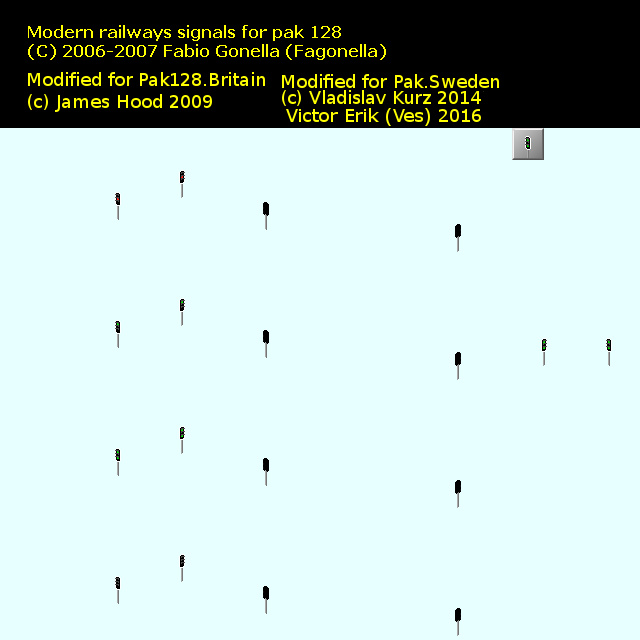
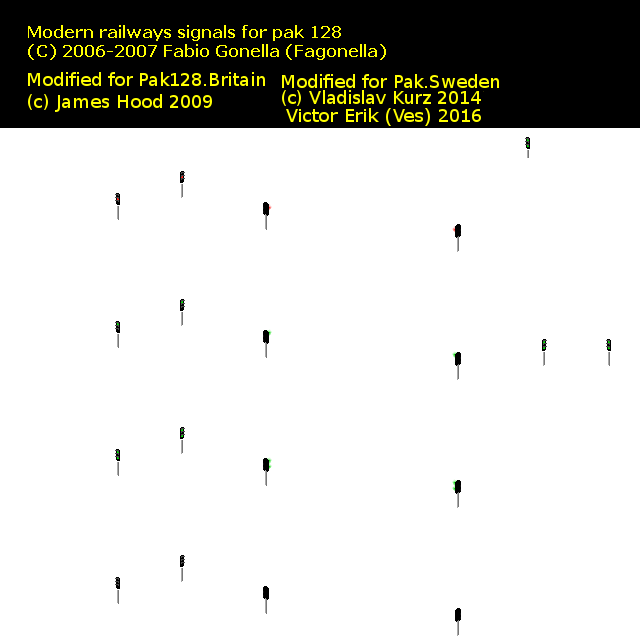
Layered file, before and after one edit (640x640). Changes by layer:
added layer "Flare" above "Rutor" over left=267, top=204, right=457, bottom=491
hid "Bakgrund" over left=0, top=128, right=640, bottom=640
